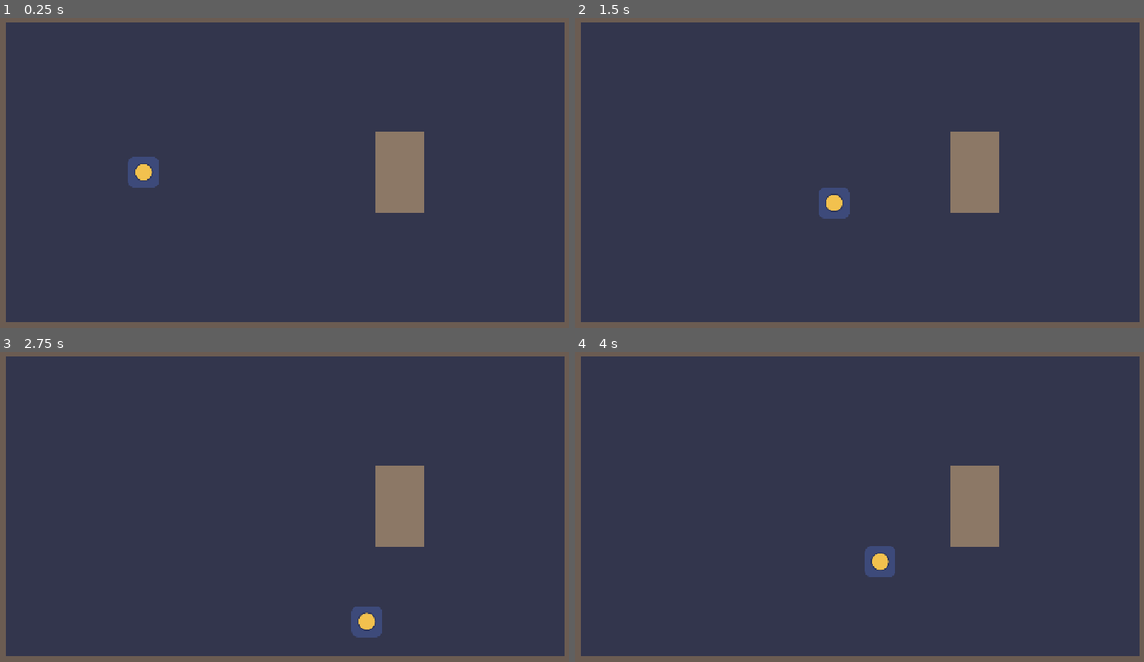
Above: before the commit, frames 1-4 (two rows, left to right).
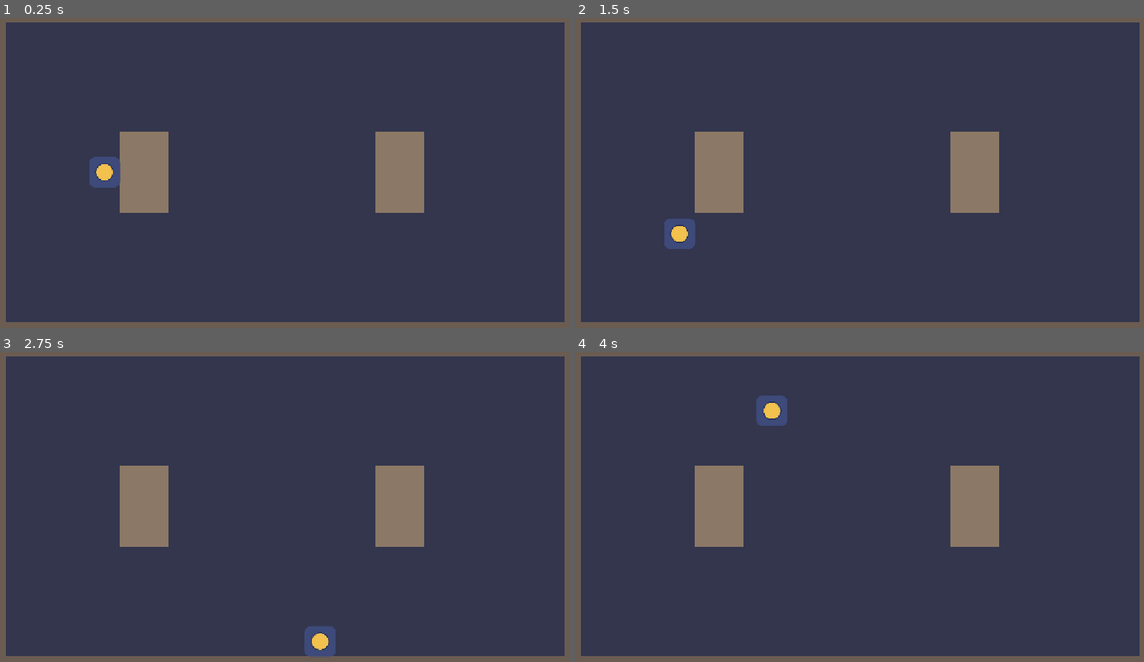
Above: after the commit, the same moments.

Repository: trnqeu/godot-elementum
Game: Godot game, scene res://scenes/rooms/room_01.tscn
Same seed, same stepped clock (60 frames per second), same inputs: the game is played once before the commit and once after it. This scene is started directly instead of the project's main scene.
Inputs:
- Up to frame 1 (0.25 s): no input
- Up to frame 2 (1.5 s): tap Enter at 0.5 s; hold Right (ui_right) 0.53-1.28 s; hold Down (ui_down) from 1.28 s (still down)
- Up to frame 3 (2.75 s): release Down (ui_down) at 2.03 s; hold Right (ui_right) from 2.03 s (still down)
- Up to frame 4 (4 s): release Right (ui_right) at 2.78 s; hold Up (ui_up) 2.78-3.53 s; hold Left (ui_left) from 3.53 s (still down)

The runs differ from the first frame. In frame 1, 2.7% of the frame differs, in the area x 15-30%, y 36-63%; in frame 2, 3.2%; in frame 3, 3.2%, in the area x 21-68%, y 36-99%; in frame 4, 3.2%.

Commit message:
aggiunto nuova colonna lezione 2

Diff:
--- a/game/scenes/player/player.gd
+++ b/game/scenes/player/player.gd
@@ -2,7 +2,7 @@
 # Lezione 2: l'eroe ora e' un CharacterBody2D, cioe' un corpo "solido"
 # che sbatte contro i muri invece di attraversarli.
 
-@export var velocita: float = 300.0  # quanti pixel al secondo si muove l'eroe
+@export var velocita: float = 600.0  # quanti pixel al secondo si muove l'eroe
 
 
 # _physics_process e' come _process, ma viene chiamata a intervalli regolari
@@ -13,6 +13,10 @@
 	direzione.y = Input.get_axis("ui_up", "ui_down")
 	direzione = direzione.normalized()
 
+	position.x = clamp(position.x, 0, 1152)
+	position.y = clamp(position.y, 0, 648)
+
+
 	# "velocity" e' una variabile che ogni CharacterBody2D ha gia': diciamo
 	# quanto veloce vogliamo andare e in che direzione...
 	velocity = direzione * velocita
--- a/game/scenes/player/player.tscn
+++ b/game/scenes/player/player.tscn
@@ -1,18 +1,18 @@
-[gd_scene load_steps=4 format=3]
+[gd_scene format=3 uid="uid://bd0auruh2dlob"]
 
-[ext_resource type="Texture2D" path="res://icon.svg" id="1"]
-[ext_resource type="Script" path="res://scenes/player/player.gd" id="2"]
+[ext_resource type="Texture2D" uid="uid://c3k71u8a7xn2" path="res://icon.svg" id="1"]
+[ext_resource type="Script" uid="uid://dsv3hg4ffnqwe" path="res://scenes/player/player.gd" id="2"]
 
 [sub_resource type="RectangleShape2D" id="RectangleShape2D_player"]
 size = Vector2(56, 56)
 
-[node name="Player" type="CharacterBody2D"]
+[node name="Player" type="CharacterBody2D" unique_id=688455261]
 motion_mode = 1
 script = ExtResource("2")
 
-[node name="Sprite" type="Sprite2D" parent="."]
+[node name="Sprite" type="Sprite2D" parent="." unique_id=677006341]
 scale = Vector2(0.5, 0.5)
 texture = ExtResource("1")
 
-[node name="CollisionShape2D" type="CollisionShape2D" parent="."]
+[node name="CollisionShape2D" type="CollisionShape2D" parent="." unique_id=1350246202]
 shape = SubResource("RectangleShape2D_player")
--- a/game/scenes/rooms/room_01.tscn
+++ b/game/scenes/rooms/room_01.tscn
@@ -1,6 +1,6 @@
-[gd_scene load_steps=5 format=3]
+[gd_scene format=3 uid="uid://646k1f6ga2td"]
 
-[ext_resource type="PackedScene" path="res://scenes/player/player.tscn" id="1"]
+[ext_resource type="PackedScene" uid="uid://bd0auruh2dlob" path="res://scenes/player/player.tscn" id="1"]
 
 [sub_resource type="RectangleShape2D" id="RectangleShape2D_orizzontale"]
 size = Vector2(1152, 32)
@@ -11,77 +11,90 @@
 [sub_resource type="RectangleShape2D" id="RectangleShape2D_colonna"]
 size = Vector2(96, 160)
 
-[node name="Room01" type="Node2D"]
+[node name="Room01" type="Node2D" unique_id=552156421]
 
-[node name="Pavimento" type="ColorRect" parent="."]
+[node name="Pavimento" type="ColorRect" parent="." unique_id=1146628336]
 offset_right = 1152.0
 offset_bottom = 648.0
 color = Color(0.2, 0.21, 0.3, 1)
 
-[node name="MuroSopra" type="StaticBody2D" parent="."]
+[node name="MuroSopra" type="StaticBody2D" parent="." unique_id=407860687]
 position = Vector2(576, 16)
 
-[node name="CollisionShape2D" type="CollisionShape2D" parent="MuroSopra"]
+[node name="CollisionShape2D" type="CollisionShape2D" parent="MuroSopra" unique_id=95469559]
 shape = SubResource("RectangleShape2D_orizzontale")
 
-[node name="ColorRect" type="ColorRect" parent="MuroSopra"]
+[node name="ColorRect" type="ColorRect" parent="MuroSopra" unique_id=1522819969]
 offset_left = -576.0
 offset_top = -16.0
 offset_right = 576.0
 offset_bottom = 16.0
 color = Color(0.42, 0.36, 0.32, 1)
 
-[node name="MuroSotto" type="StaticBody2D" parent="."]
+[node name="MuroSotto" type="StaticBody2D" parent="." unique_id=2100774238]
 position = Vector2(576, 632)
 
-[node name="CollisionShape2D" type="CollisionShape2D" parent="MuroSotto"]
+[node name="CollisionShape2D" type="CollisionShape2D" parent="MuroSotto" unique_id=171675136]
 shape = SubResource("RectangleShape2D_orizzontale")
 
-[node name="ColorRect" type="ColorRect" parent="MuroSotto"]
+[node name="ColorRect" type="ColorRect" parent="MuroSotto" unique_id=1449849927]
 offset_left = -576.0
 offset_top = -16.0
 offset_right = 576.0
 offset_bottom = 16.0
 color = Color(0.42, 0.36, 0.32, 1)
 
-[node name="MuroSinistra" type="StaticBody2D" parent="."]
+[node name="MuroSinistra" type="StaticBody2D" parent="." unique_id=671082574]
 position = Vector2(16, 324)
 
-[node name="CollisionShape2D" type="CollisionShape2D" parent="MuroSinistra"]
+[node name="CollisionShape2D" type="CollisionShape2D" parent="MuroSinistra" unique_id=1726116149]
 shape = SubResource("RectangleShape2D_verticale")
 
-[node name="ColorRect" type="ColorRect" parent="MuroSinistra"]
+[node name="ColorRect" type="ColorRect" parent="MuroSinistra" unique_id=1949737711]
 offset_left = -16.0
 offset_top = -324.0
 offset_right = 16.0
 offset_bottom = 324.0
 color = Color(0.42, 0.36, 0.32, 1)
 
-[node name="MuroDestra" type="StaticBody2D" parent="."]
+[node name="MuroDestra" type="StaticBody2D" parent="." unique_id=1825442097]
 position = Vector2(1136, 324)
 
-[node name="CollisionShape2D" type="CollisionShape2D" parent="MuroDestra"]
+[node name="CollisionShape2D" type="CollisionShape2D" parent="MuroDestra" unique_id=1248358947]
 shape = SubResource("RectangleShape2D_verticale")
 
-[node name="ColorRect" type="ColorRect" parent="MuroDestra"]
+[node name="ColorRect" type="ColorRect" parent="MuroDestra" unique_id=870698966]
 offset_left = -16.0
 offset_top = -324.0
 offset_right = 16.0
 offset_bottom = 324.0
 color = Color(0.42, 0.36, 0.32, 1)
 
-[node name="Colonna" type="StaticBody2D" parent="."]
+[node name="Colonna" type="StaticBody2D" parent="." unique_id=646746323]
 position = Vector2(800, 324)
 
-[node name="CollisionShape2D" type="CollisionShape2D" parent="Colonna"]
+[node name="CollisionShape2D" type="CollisionShape2D" parent="Colonna" unique_id=530936649]
 shape = SubResource("RectangleShape2D_colonna")
 
-[node name="ColorRect" type="ColorRect" parent="Colonna"]
+[node name="ColorRect" type="ColorRect" parent="Colonna" unique_id=1317038919]
 offset_left = -48.0
 offset_top = -80.0
 offset_right = 48.0
 offset_bottom = 80.0
 color = Color(0.55, 0.47, 0.4, 1)
 
-[node name="Player" parent="." instance=ExtResource("1")]
+[node name="Colonna2" type="StaticBody2D" parent="." unique_id=1301097782]
 position = Vector2(300, 324)
+
+[node name="CollisionShape2D" type="CollisionShape2D" parent="Colonna2" unique_id=2011133886]
+shape = SubResource("RectangleShape2D_colonna")
+
+[node name="ColorRect" type="ColorRect" parent="Colonna2" unique_id=1399536665]
+offset_left = -48.0
+offset_top = -80.0
+offset_right = 48.0
+offset_bottom = 80.0
+color = Color(0.55, 0.47, 0.4, 1)
+
+[node name="Player" parent="." unique_id=170146992 instance=ExtResource("1")]
+position = Vector2(300, 324)
